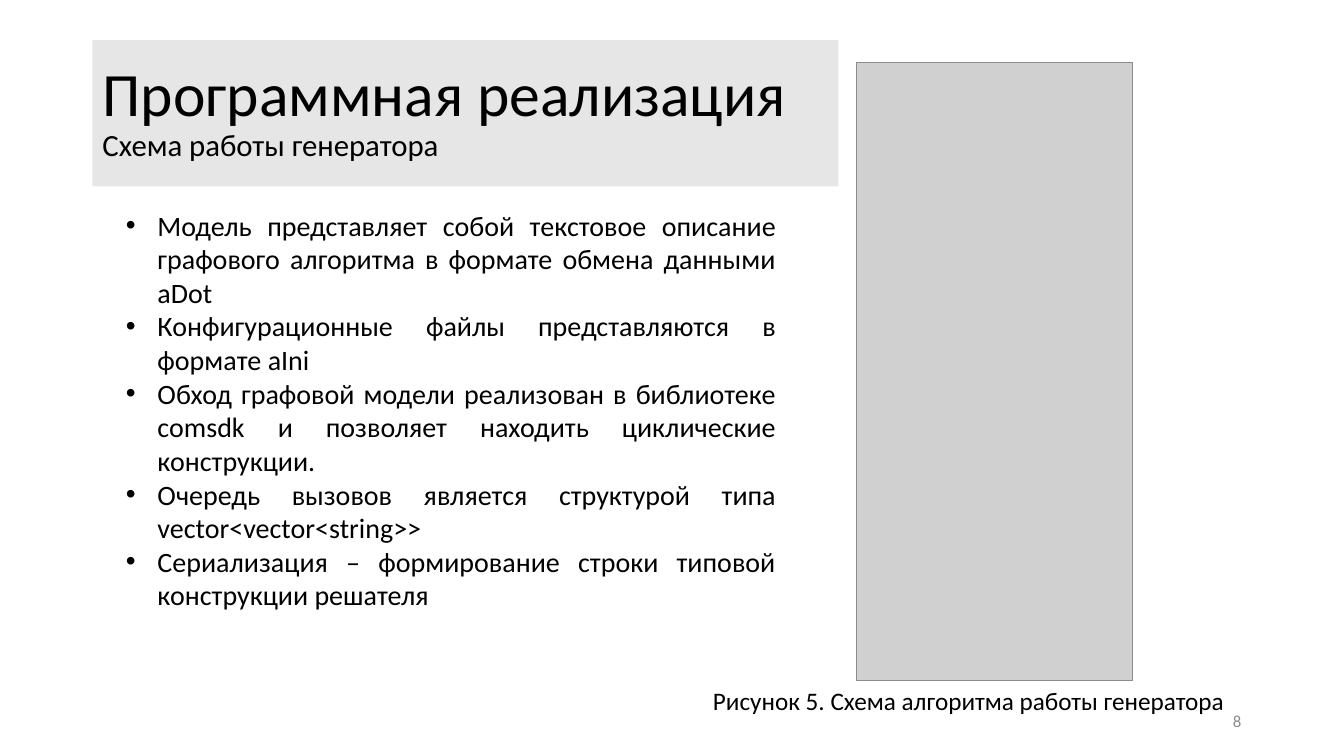
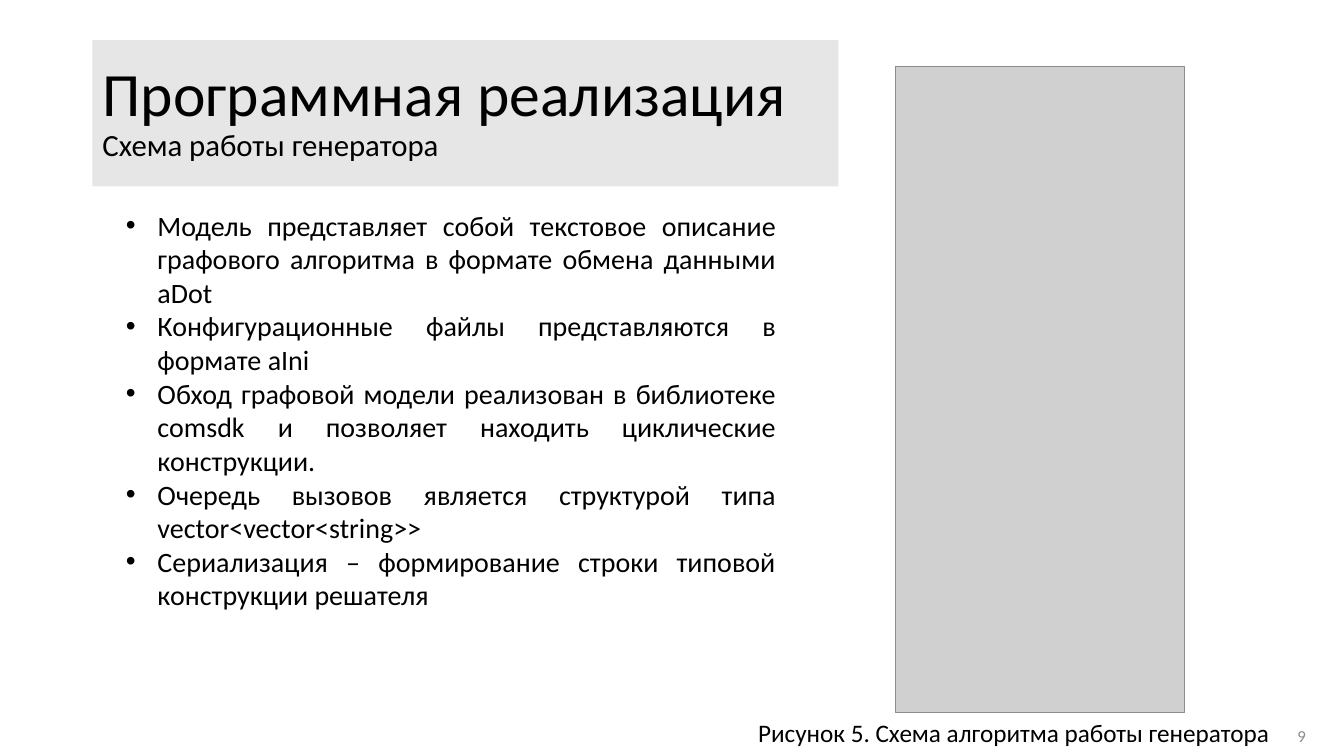
Before and after one commit to ITesserakt/Kodept, a slide deck: slide 9 of 04 - ВКРы/2018-2019 - Генератор кода GBSE решателей/03 - Презентация/Презентация3.0.pdf.pptm (slide 8 before the commit). Drawn at 1344x756 pixels with LibreOffice and Linux fonts; fonts in the diff are those of the drawing; grey boxes stand for pictures. Boxes give left, top, right and bottom in pixels: in the first picture for what was removed or moved away, otherwise in the second. Text is boxed around its words. In the diff, an @@ line names an element or a change of style, - is before the commit and + after.

```diff
--- a/04 - ВКРы/2018-2019 - Генератор кода GBSE решателей/03 - Презентация/Презентация3.0.pdf.pptm
+++ b/04 - ВКРы/2018-2019 - Генератор кода GBSE решателей/03 - Презентация/Презентация3.0.pdf.pptm
@@ picture: place and size @@
-picture at (856, 63, 1132, 681)
+picture at (896, 67, 1185, 713)
@@ text "Рисунок 5. Схема алгоритма работы ...": place and size @@
-text "Рисунок 5. Схема алгоритма работы ..." at (713, 693, 1224, 714)
+text "Рисунок 5. Схема алгоритма работы ..." at (758, 725, 1269, 746)
@@ page number at (1297, 731, 1305, 742): text changed @@
-8
+9
```
Also in this commit, not shown: 8 other slides changed, 2 slides added, 1 slide removed.
